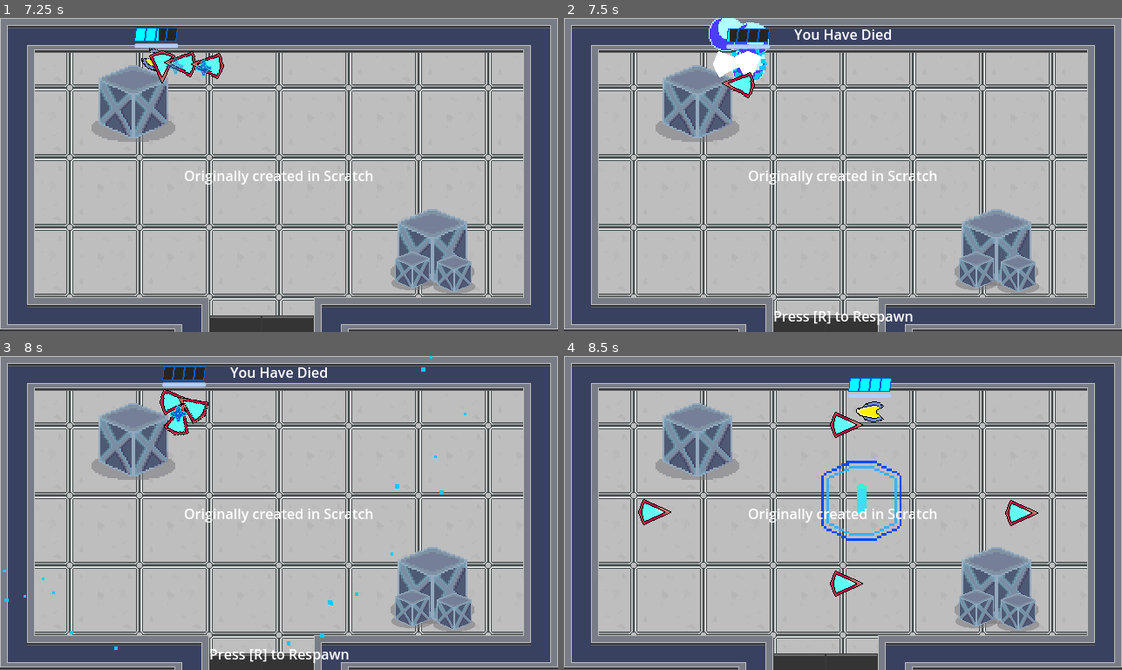
Above: before the commit, frames 1-4 (two rows, left to right).
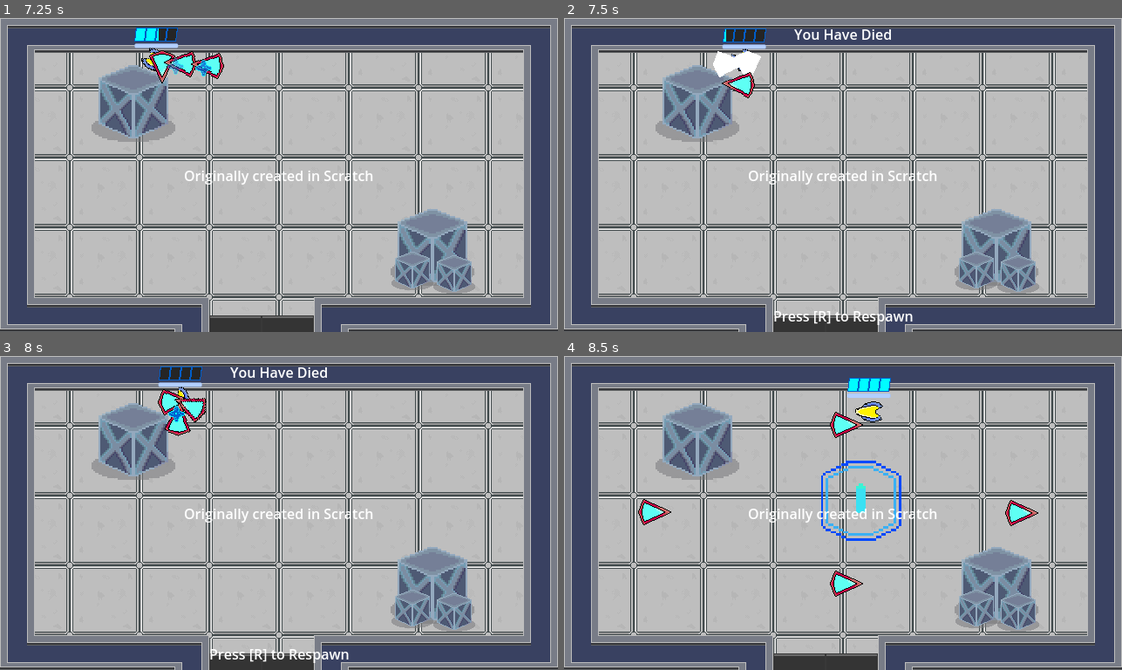
Above: after the commit, the same moments.

Repository: Nick98765432/Space-Blast
Game: Godot game, scene res://Levels/Level levels/Main menu/Main Menu.tscn
The game is run twice, just before and just after one commit, with the same random seed, the same clock (stepped at 60 frames per second) and the same inputs. Sound files missing from this copy of the repository are replaced by a short silence.
Inputs (mouse positions are in pixels of both pictures, inside the frame that each line leads up to):
- Up to frame 1 (7.25 s): click "Play" at 0.5 s; click "Normal" at 1.25 s; move the mouse to (401, 159) at 2.02 s; hold D (right) 2.03-2.78 s; tap Shift (dash) at 2.1, 3.05, 4.35, 6.05 s; tap Space (parry) at 2.3, 2.85, 3.8, 5.3, 6.6 s; move the mouse to (167, 190) at 2.77 s; hold S (down) 2.78-3.53 s; move the mouse to (334, 105) at 3.52 s; hold D (right) 3.53-4.28 s; right-click (334, 105) at 3.6 s; move the mouse to (251, 237) at 4.27 s; hold W (up) 4.28-5.03 s; move the mouse to (446, 222) at 5.02 s; hold A (left) 5.03-6.53 s; tap 3 (fullAuto) at 5.1 s; move the mouse to (111, 127) at 5.77 s; tap E (interact) at 5.85 s; move the mouse to (306, 175) at 6.52 s; hold S (down) from 6.53 s (still down)
- Up to frame 2 (7.5 s): move the mouse to (759, 96) at 7.27 s; release S (down) at 7.28 s; hold D (right) from 7.28 s (still down); click (759, 96) at 7.35 s
- Up to frame 3 (8 s): keep holding D (right); tap Shift (dash) at 7.55 s
- Up to frame 4 (8.5 s): tap R (restart) at 8 s; move the mouse to (965, 497) at 8.02 s; release D (right) at 8.03 s; hold W (up) from 8.03 s (still down); tap 1 (shot) at 8.1 s; tap Space (parry) at 8.3 s

Frame 1 is identical in both runs. In frame 2, 0.9% of the frame differs, in the area x 25-37%, y 0-21%; in frame 3, 0.7%; in frame 4, 0.4%.

Commit message:
death counter bug fix
fixed bug that made dying to a shotgun count as many deaths depending on how many pellets killed you

Diff:
--- a/Player/player.gd
+++ b/Player/player.gd
@@ -270,6 +270,7 @@
 			$CanvasLayer2.show()
 			death.play()
 			PlayerData.deaths += 1
+			dead = true
 
 
 func _on_beserk_duration_timeout() -> void:
